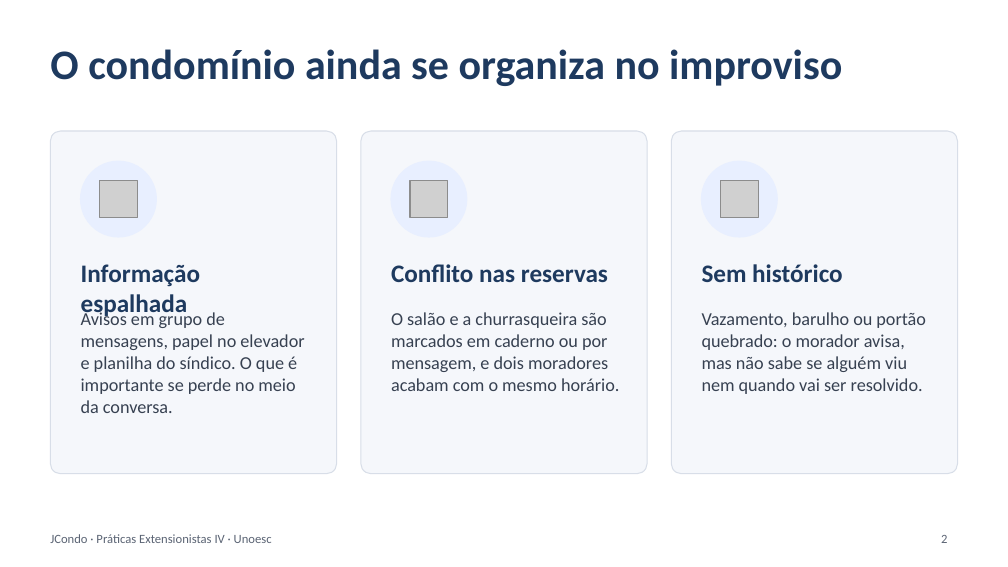
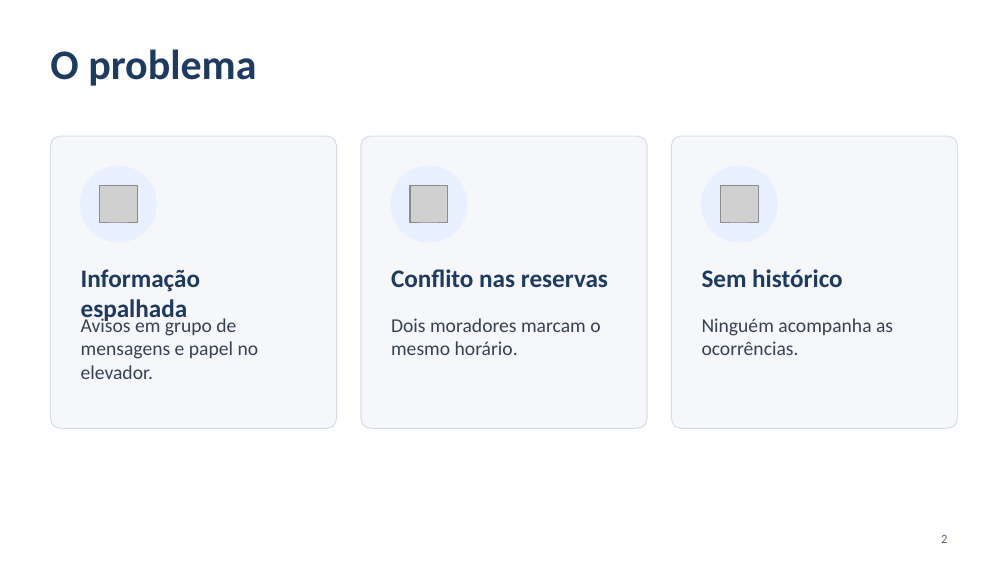
Before and after one commit to jorgensc/PEIV-Entrega2, a slide deck: slide 2 of doc/PE-IV-Jcondo-Apresentacao.pptx. Drawn at 1008x567 pixels with LibreOffice and Linux fonts; fonts in the diff are those of the drawing; grey boxes stand for pictures. Boxes give left, top, right and bottom in pixels: in the first picture for what was removed or moved away, otherwise in the second. Text is boxed around its words. In the diff, an @@ line names an element or a change of style, - is before the commit and + after.

```diff
--- a/doc/PE-IV-Jcondo-Apresentacao.pptx
+++ b/doc/PE-IV-Jcondo-Apresentacao.pptx
@@ title at <box>50,49,256,86</box>: text changed @@
-O condomínio ainda se organiza no improviso
+O problema
@@ rounded rectangle: place and size @@
-rounded rectangle at <box>50,131,337,474</box>
+rounded rectangle at <box>50,136,337,428</box>
@@ rounded rectangle: place and size @@
-rounded rectangle at <box>361,131,647,474</box>
+rounded rectangle at <box>361,136,647,428</box>
@@ rounded rectangle: place and size @@
-rounded rectangle at <box>671,131,958,474</box>
+rounded rectangle at <box>671,136,958,428</box>
@@ 3 pictures, 3 texts, 3 ellipses: place and size @@
-3 pictures, 3 texts, 3 ellipses at <box>81,161,843,318</box>
+3 pictures, 3 texts, 3 ellipses at <box>81,166,843,324</box>
@@ text at <box>81,315,259,379</box>: text changed; size 13 to 14 pt @@
-Avisos em grupo de mensagens, papel no elevador e planilha do síndico. O que é importante se perde no meio da conversa.
+Avisos em grupo de mensagens e papel no elevador.
@@ text at <box>391,318,600,355</box>: text changed; size 13 to 14 pt @@
-O salão e a churrasqueira são marcados em caderno ou por mensagem, e dois moradores acabam com o mesmo horário.
+Dois moradores marcam o mesmo horário.
@@ text at <box>702,318,893,355</box>: text changed; size 13 to 14 pt @@
-Vazamento, barulho ou portão quebrado: o morador avisa, mas não sabe se alguém viu nem quando vai ser resolvido.
+Ninguém acompanha as ocorrências.
@@ text removed at <box>50,534,272,543</box> @@
-JCondo · Práticas Extensionistas IV · Unoesc
```
Also in this commit, not shown: 5 other slides changed, 3 slides added, 11 slides removed, 15 other files.
